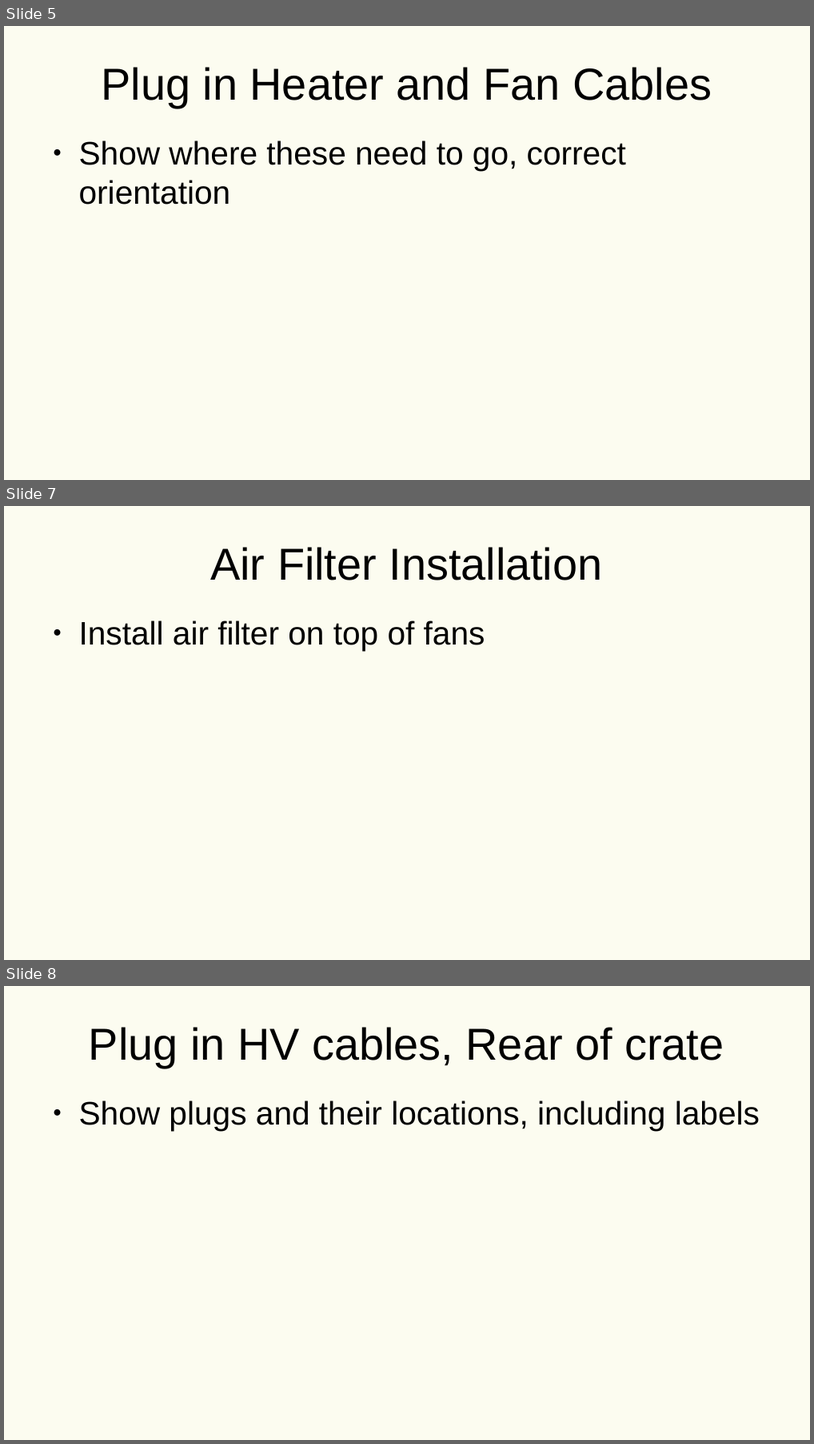
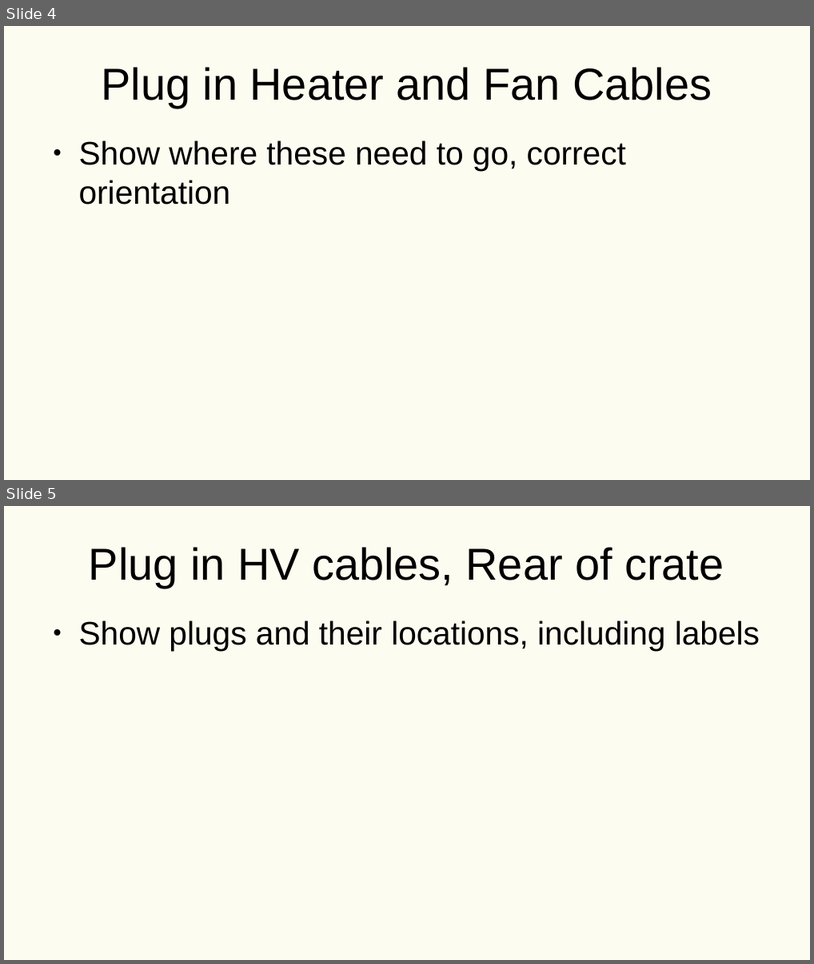
Before and after one commit to KyraDugan/DUNE_HV_Crate_Testing, a slide deck: WIEC_Component/Hardware_Instructions.odp. Shown one above the other, each under a label of ours: slides 5, 7 and 8 before the commit, slides 4 and 5 after it; the slides between them are not shown. The pictures are 814x1444 and 814x964 pixels, drawn with LibreOffice and Linux fonts; fonts in the diff are those of the drawing. Boxes give left, top, right and bottom in pixels: in the first picture for what was removed or moved away, otherwise in the second. Text is boxed around its words. In the diff, an @@ line names an element or a change of style, - is before the commit and + after.

```diff
--- a/WIEC_Component/Hardware_Instructions.odp
+++ b/WIEC_Component/Hardware_Instructions.odp
@@ slide 7 removed at bbox=[4, 506, 810, 960], background #FCFCF0 @@
@@ title removed at bbox=[210, 547, 603, 580] @@
-Air Filter Installation
@@ text removed at bbox=[79, 620, 486, 651] @@
-● Install air filter on top of fans
@@ what was slide 5 is now slide 4 @@
@@ what was slide 8 is now slide 5 @@
```
Also in this commit, not shown: 3 slides changed, 2 slides added, 6 other slides removed, 37 other files.
